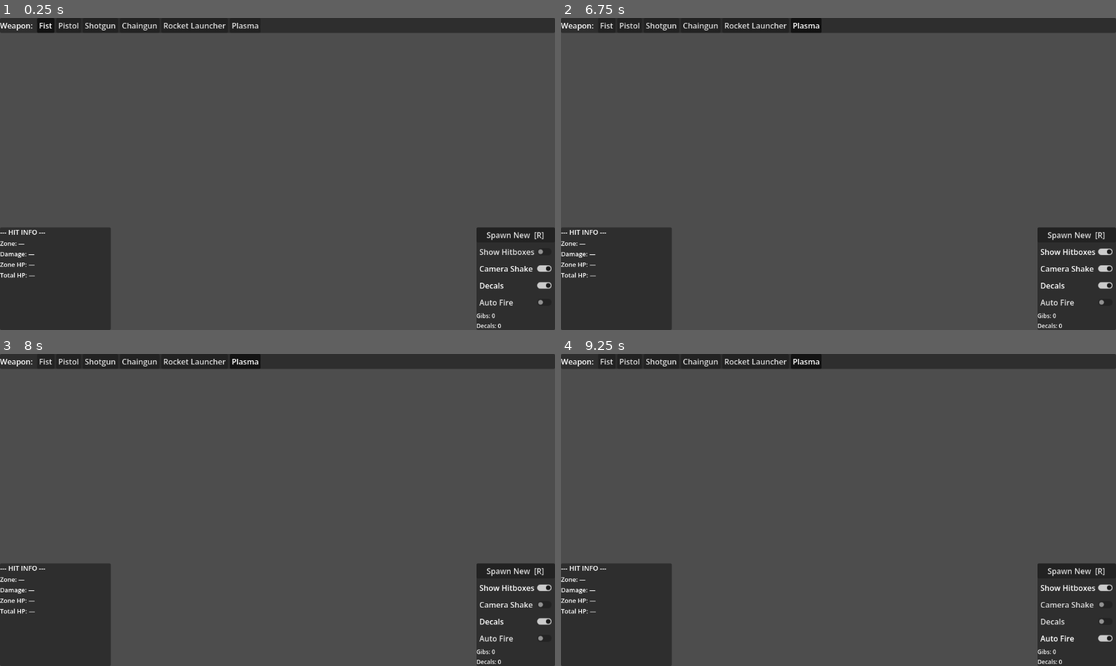
Above: before the commit, frames 1-4 (two rows, left to right).
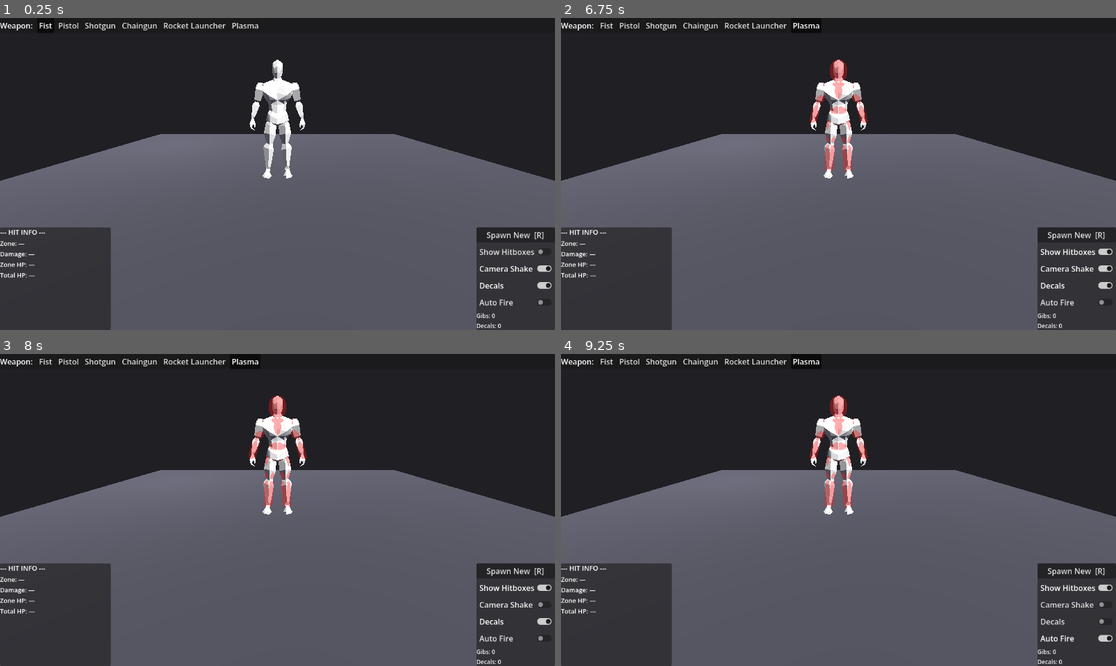
Above: after the commit, the same moments.

Repository: alexnox744-afk/gib-stand
Game: Godot game, scene res://scenes/TestStand.tscn
Two runs of this game, one before a commit and one after it. Both use one fixed random seed, a clock stepped at 60 frames per second and the inputs below.
Inputs:
- Up to frame 1 (0.25 s): no input
- Up to frame 2 (6.75 s): click "Spawn New [R]" at 0.5 s; click "Spawn New [R]" at 1.25 s; click "Fist" at 2 s; click "Pistol" at 2.75 s; click "Shotgun" at 3.5 s; click "Chaingun" at 4.25 s; click "Rocket Launcher" at 5 s; click "Plasma" at 5.75 s; click "Show Hitboxes" at 6.5 s
- Up to frame 3 (8 s): click "Camera Shake" at 7.25 s
- Up to frame 4 (9.25 s): click "Decals" at 8 s; click "Auto Fire" at 8.75 s

The runs differ from the first frame. In frame 1, 61% of the frame differs, in the area x 0-100%, y 0-100%; in frame 2, 61%; in frame 3, 61%; in frame 4, 61%.
Error before the commit: Parse Error: Cannot infer the type of "bn" variable because the value doesn't have a set type. (res://scripts/Enemy.gd:411)

Commit message:
Fix type inference error on bone_name
pb.bone_name doesn't expose a static type, so := couldn't infer it.
Declared bn: String and rigid: bool explicitly.

Co-Authored-By: Claude Opus 4.8 <noreply@anthropic.com>
Claude-Session: https://claude.ai/code/session_013JB6hRmxKWCMDvgayNmaPP

Diff:
--- a/scripts/Enemy.gd
+++ b/scripts/Enemy.gd
@@ -408,8 +408,8 @@
 		# Позвоночник из 3 сегментов (Spine/Spine1/Spine2) + Neck превращает торс
 		# в гармошку — их суставы зажимаем почти намертво, корпус держится жёстко;
 		# конечностям оставляем нормальную подвижность.
-		var bn := pb.bone_name
-		var rigid := bn.contains("Spine") or bn.contains("Neck")
+		var bn: String = pb.bone_name
+		var rigid: bool = bn.contains("Spine") or bn.contains("Neck")
 		pb.joint_type = PhysicalBone3D.JOINT_TYPE_CONE
 		pb.set("joint_constraints/swing_span", 6.0 if rigid else 45.0)
 		pb.set("joint_constraints/twist_span", 6.0 if rigid else 35.0)
